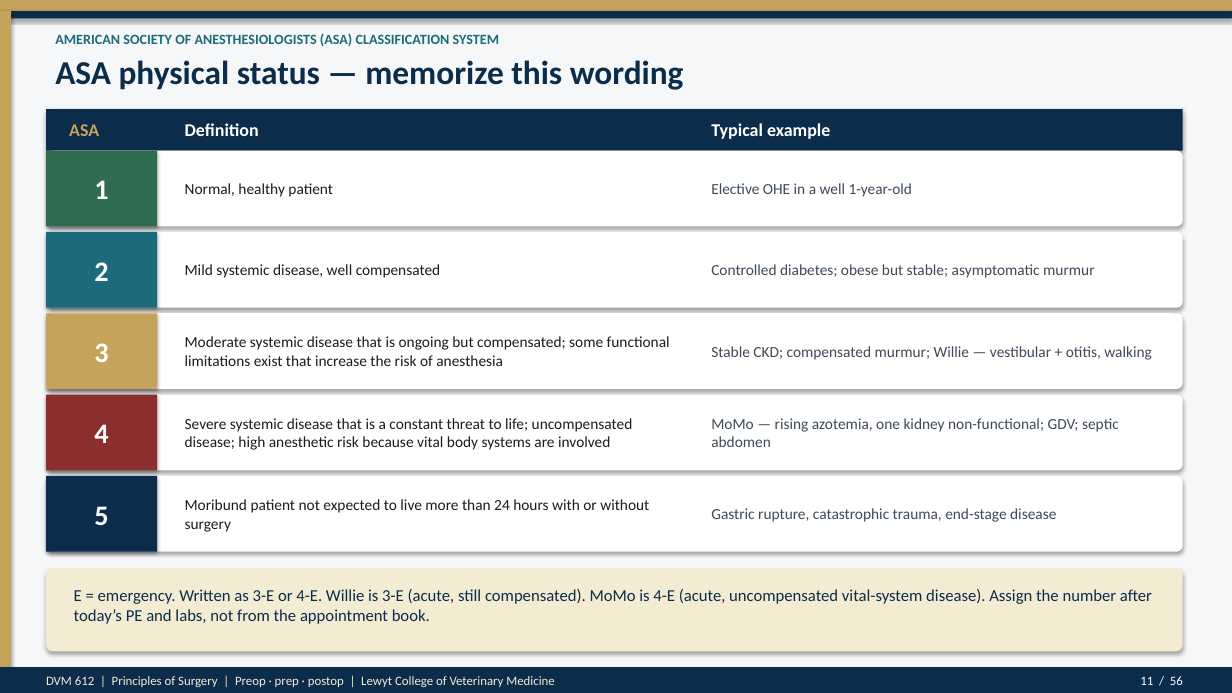
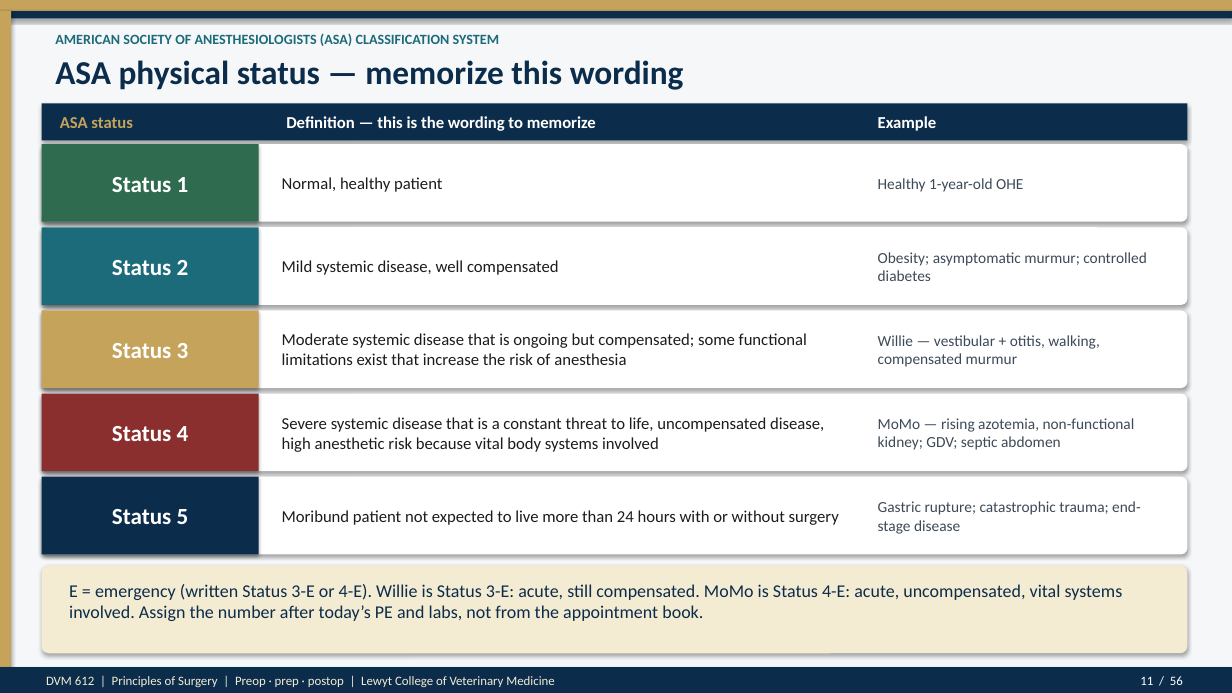
Before and after one commit to drkimvet/happycare, a slide deck: slide 11 of lectures/DVM-612_Week4_Preop_PatientPrep_Postop.pptx. Drawn at 1232x693 pixels with LibreOffice and Linux fonts; fonts in the diff are those of the drawing. Boxes give left, top, right and bottom in pixels: in the first picture for what was removed or moved away, otherwise in the second. Text is boxed around its words. In the diff, an @@ line names an element or a change of style, - is before the commit and + after.

```diff
--- a/lectures/DVM-612_Week4_Preop_PatientPrep_Postop.pptx
+++ b/lectures/DVM-612_Week4_Preop_PatientPrep_Postop.pptx
@@ rectangle resized from (x1=46, y1=109, x2=1183, y2=151) to (x1=42, y1=104, x2=1188, y2=140) @@
@@ text at (x1=60, y1=117, x2=132, y2=128): text changed; size 14 to 13 pt @@
-ASA
+ASA status
@@ text at (x1=286, y1=116, x2=596, y2=131): text changed; size 14 to 13 pt @@
-Definition
+Definition — this is the wording to memorize
@@ text at (x1=878, y1=116, x2=937, y2=131): text changed; size 14 to 13 pt @@
-Typical example
+Example
@@ rounded rectangle resized from (x1=46, y1=151, x2=1183, y2=226) to (x1=42, y1=144, x2=1188, y2=222) @@
@@ rectangle resized from (x1=46, y1=151, x2=157, y2=226) to (x1=42, y1=144, x2=259, y2=222) @@
@@ text at (x1=112, y1=177, x2=189, y2=192): text changed; size 22 to 18 pt @@
-1
+Status 1
@@ size 12 to 13 pt in 4 elements at (x1=282, y1=510, x2=839, y2=525), (x1=282, y1=333, x2=807, y2=365), (x1=282, y1=260, x2=559, y2=275), (x1=282, y1=177, x2=442, y2=192) @@
@@ text "Normal, healthy patient" moved from (x1=185, y1=183, x2=333, y2=197) to (x1=282, y1=177, x2=442, y2=192) @@
@@ text at (x1=878, y1=178, x2=1023, y2=192): text changed @@
-Elective OHE in a well 1-year-old
+Healthy 1-year-old OHE
@@ rounded rectangle resized from (x1=46, y1=232, x2=1183, y2=308) to (x1=42, y1=227, x2=1188, y2=305) @@
@@ rectangle resized from (x1=46, y1=232, x2=157, y2=308) to (x1=42, y1=227, x2=259, y2=305) @@
@@ text "Mild systemic disease, well compensated" moved from (x1=185, y1=264, x2=440, y2=278) to (x1=282, y1=260, x2=559, y2=275) @@
@@ text at (x1=112, y1=260, x2=189, y2=275): text changed; size 22 to 18 pt @@
-2
+Status 2
@@ text at (x1=878, y1=252, x2=1147, y2=281): text changed @@
-Controlled diabetes; obese but stable; asymptomatic murmur
+Obesity; asymptomatic murmur; controlled diabetes
@@ rounded rectangle resized from (x1=46, y1=313, x2=1183, y2=389) to (x1=42, y1=311, x2=1188, y2=388) @@
@@ rectangle resized from (x1=46, y1=313, x2=157, y2=389) to (x1=42, y1=311, x2=259, y2=388) @@
@@ text "Moderate systemic disease that is ..." moved from (x1=185, y1=336, x2=670, y2=366) to (x1=282, y1=333, x2=807, y2=365) @@
@@ text at (x1=112, y1=343, x2=189, y2=358): text changed; size 22 to 18 pt @@
-3
+Status 3
@@ text at (x1=878, y1=335, x2=1100, y2=367): text changed @@
-Stable CKD; compensated murmur; Willie — vestibular + otitis, walking
+Willie — vestibular + otitis, walking, compensated murmur
@@ rounded rectangle resized from (x1=46, y1=395, x2=1183, y2=470) to (x1=42, y1=394, x2=1188, y2=471) @@
@@ rectangle resized from (x1=46, y1=395, x2=157, y2=470) to (x1=42, y1=394, x2=259, y2=471) @@
@@ text at (x1=282, y1=417, x2=824, y2=452): text changed; size 12 to 13 pt @@
-Severe systemic disease that is a constant threat to life; uncompensated disease; high anesthetic risk because vital body systems are involved
+Severe systemic disease that is a constant threat to life, uncompensated disease, high anesthetic risk because vital body systems involved
@@ text at (x1=878, y1=418, x2=1135, y2=450): text changed @@
-MoMo — rising azotemia, one kidney non-functional; GDV; septic abdomen
+MoMo — rising azotemia, non-functional kidney; GDV; septic abdomen
@@ text at (x1=112, y1=426, x2=189, y2=441): text changed; size 22 to 18 pt @@
-4
+Status 4
@@ rounded rectangle resized from (x1=46, y1=476, x2=1183, y2=552) to (x1=42, y1=477, x2=1188, y2=555) @@
@@ rectangle resized from (x1=46, y1=476, x2=157, y2=552) to (x1=42, y1=477, x2=259, y2=555) @@
@@ text at (x1=112, y1=509, x2=189, y2=524): text changed; size 22 to 18 pt @@
-5
+Status 5
@@ text "Moribund patient not expected to ..." moved from (x1=185, y1=499, x2=649, y2=532) to (x1=282, y1=510, x2=839, y2=525) @@
@@ text at (x1=878, y1=501, x2=1140, y2=534): text changed @@
-Gastric rupture, catastrophic trauma, end-stage disease
+Gastric rupture; catastrophic trauma; end-stage disease
@@ rounded rectangle resized from (x1=46, y1=568, x2=1183, y2=652) to (x1=42, y1=566, x2=1188, y2=653) @@
@@ text at (x1=69, y1=584, x2=1123, y2=621): text changed; size 13 to 14 pt @@
-E = emergency. Written as 3-E or 4-E. Willie is 3-E (acute, still compensated). MoMo is 4-E (acute, uncompensated vital-system disease). Assign the number after today’s PE and labs, not from the appointment book.
+E = emergency (written Status 3-E or 4-E). Willie is Status 3-E: acute, still compensated. MoMo is Status 4-E: acute, uncompensated, vital systems involved. Assign the number after today’s PE and labs, not from the appointment book.
```
Also in this commit, not shown: 1 other slide changed, 2 other files.
